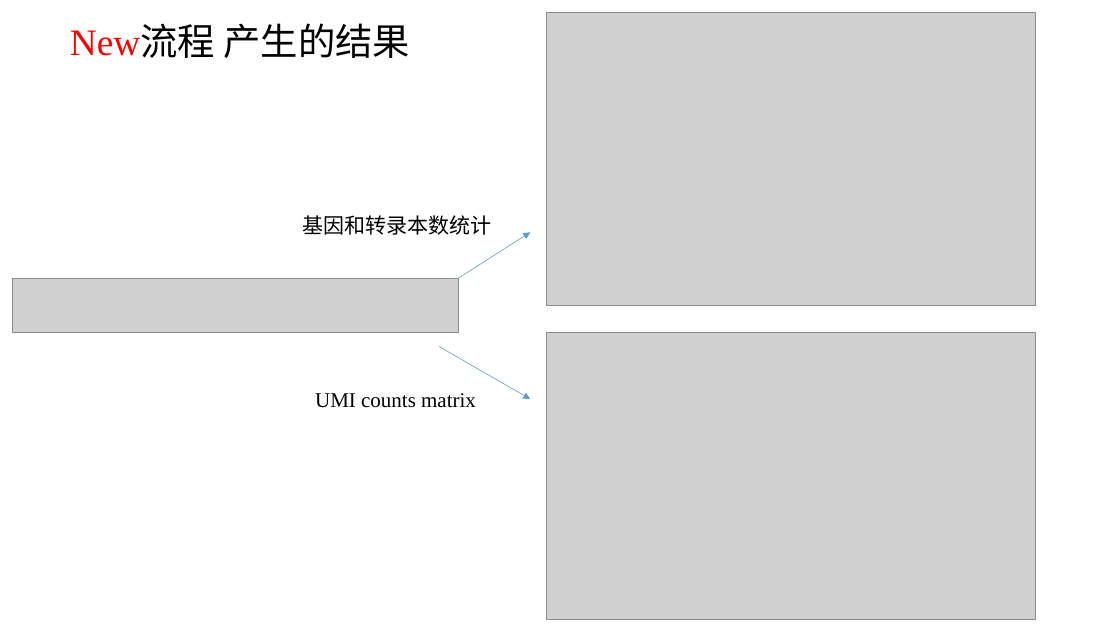
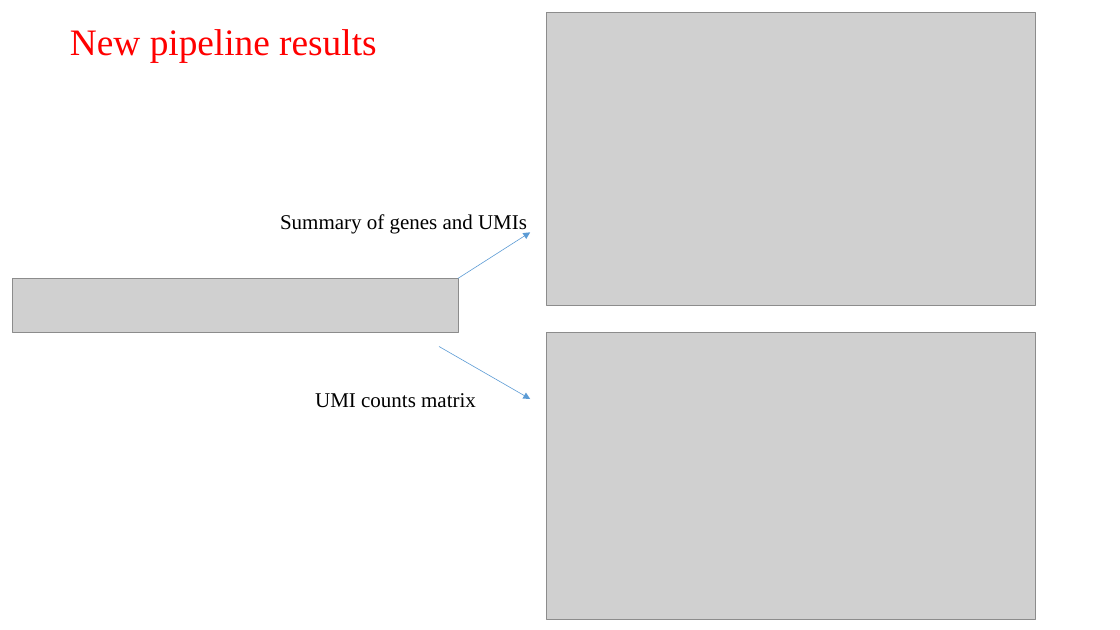
Before and after one commit to zorrodong/HECA, a slide deck: slide 8 of scRNA-seq_pipeline_hg38/Single-cell_RNA-seq_pipeline.pptx. Drawn at 1120x630 pixels with LibreOffice and Linux fonts; fonts in the diff are those of the drawing; grey boxes stand for pictures. Boxes give left, top, right and bottom in pixels: in the first picture for what was removed or moved away, otherwise in the second. Text is boxed around its words. In the diff, an @@ line names an element or a change of style, - is before the commit and + after.

```diff
--- a/scRNA-seq_pipeline_hg38/Single-cell_RNA-seq_pipeline.pptx
+++ b/scRNA-seq_pipeline_hg38/Single-cell_RNA-seq_pipeline.pptx
@@ title at (70, 29, 376, 63): text changed; text colour #000000 to #FF0000 @@
-New流程 产生的结果
+New pipeline results
@@ text at (280, 214, 527, 234): text changed @@
-基因和转录本数统计
+Summary of genes and UMIs
```
Also in this commit, not shown: 5 other slides changed, 2 slides added, 2 slides removed.
